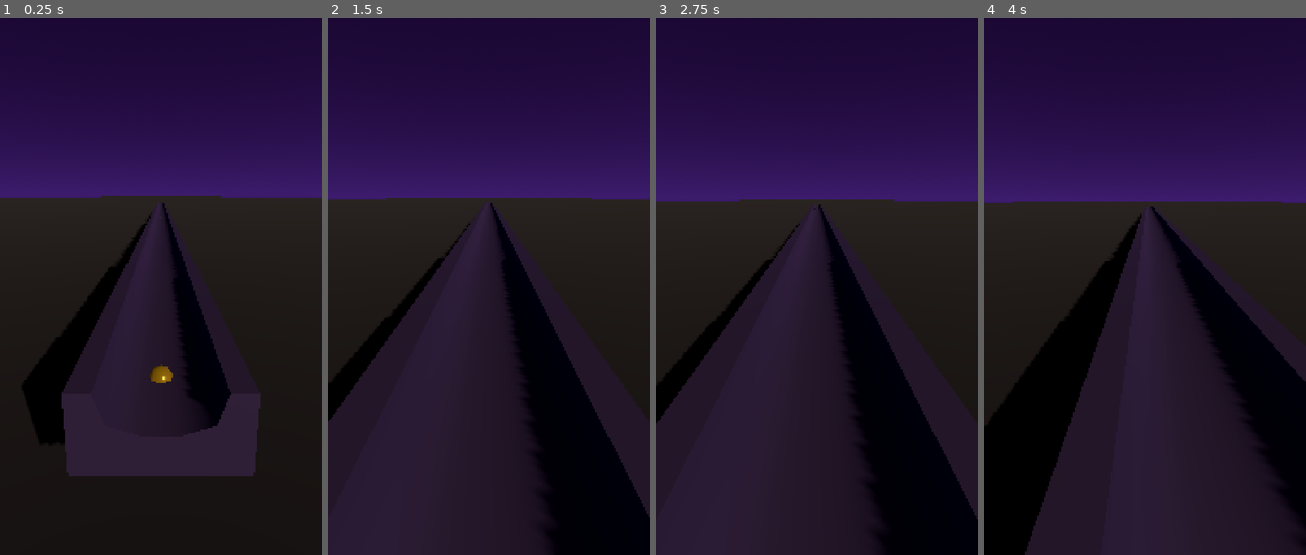
Above: before the commit, frames 1-4 (left to right).
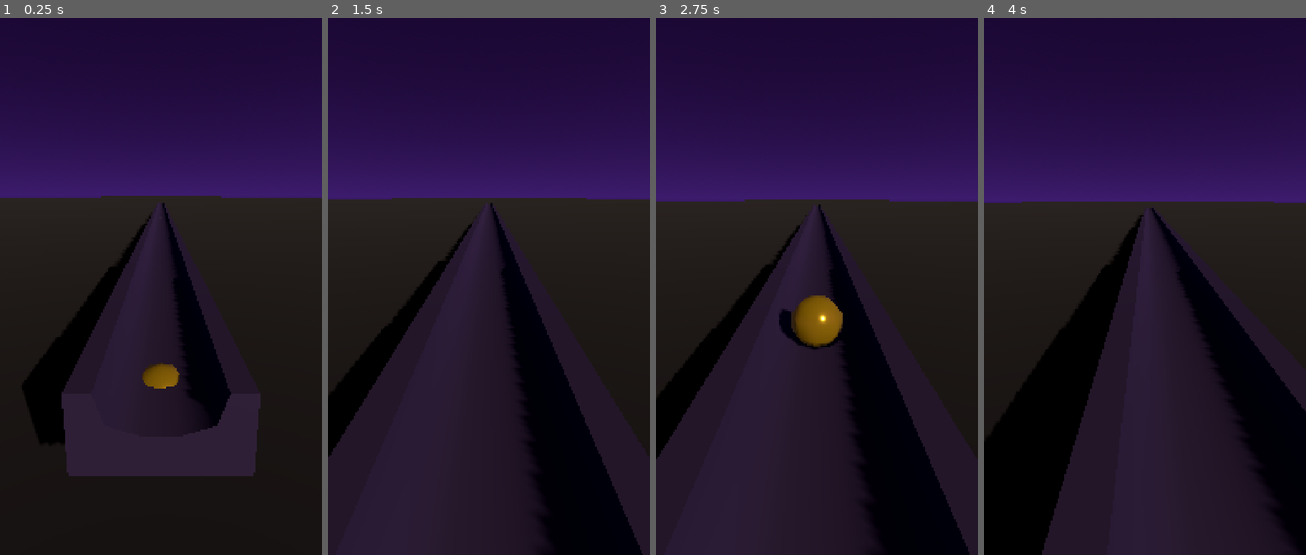
Above: after the commit, the same moments.

Repository: Ebrahassad/marble-rush
Game: Godot game, scene res://scenes/Main.tscn
Same seed, same stepped clock (60 frames per second), same inputs: the game is played once before the commit and once after it.
Inputs (mouse positions are in pixels of both pictures, inside the frame that each line leads up to):
- Up to frame 1 (0.25 s): no input
- Up to frame 2 (1.5 s): move the mouse to (559, 238) at 0.52 s; click (559, 238) at 0.67 s; drag from (424, 297) to (472, 383) at 1.27 s
- Up to frame 3 (2.75 s): move the mouse to (849, 141) at 2.02 s; click (849, 141) at 2.17 s
- Up to frame 4 (4 s): drag from (1128, 383) to (1048, 184) at 2.77 s; move the mouse to (1241, 356) at 3.52 s; click (1241, 356) at 3.67 s

The runs differ from the first frame. In frame 1, 0.3% of the frame differs, in the area x 44-56%, y 64-70%; in frame 2, 4.4%; in frame 3, 5.8%, in the area x 0-100%, y 33-100%; in frame 4, 3.7%.

Commit message:
Fix collision shapes to use explicit scaled dimensions instead of inherited node scale

Diff:
--- a/scenes/Ball.tscn
+++ b/scenes/Ball.tscn
@@ -4,21 +4,21 @@
 [ext_resource type="Script" path="res://scripts/ball_controller.gd" id="2"]
 
 [sub_resource type="SphereShape3D" id="SphereShape3D_1"]
-radius = 0.2
+radius = 0.44
 
 [sub_resource type="PhysicsMaterial" id="PhysicsMaterial_1"]
 friction = 0.9
 bounce = 0.05
 
 [node name="Ball" type="RigidBody3D"]
-transform = Transform3D(2.2, 0, 0, 0, 2.2, 0, 0, 0, 2.2, 0, 1, 0)
+transform = Transform3D(1, 0, 0, 0, 1, 0, 0, 0, 1, 0, 1, 0)
 contact_monitor = true
 max_contacts_reported = 4
 physics_material_override = SubResource("PhysicsMaterial_1")
 script = ExtResource("2")
 
 [node name="Model" parent="." instance=ExtResource("1")]
-transform = Transform3D(1, 0, 0, 0, 1, 0, 0, 0, 1, 0, -0.2, 0)
+transform = Transform3D(2.2, 0, 0, 0, 2.2, 0, 0, 0, 2.2, 0, -0.44, 0)
 
 [node name="CollisionShape3D" type="CollisionShape3D" parent="."]
 shape = SubResource("SphereShape3D_1")
--- a/scenes/TrackPiece.tscn
+++ b/scenes/TrackPiece.tscn
@@ -4,14 +4,14 @@
 [ext_resource type="Script" path="res://scripts/track_piece.gd" id="2"]
 
 [sub_resource type="BoxShape3D" id="BoxShape3D_1"]
-size = Vector3(1.0, 0.15, 1.0)
+size = Vector3(2.2, 0.33, 2.2)
 
 [node name="TrackPiece" type="StaticBody3D"]
-transform = Transform3D(2.2, 0, 0, 0, 2.2, 0, 0, 0, 2.2, 0, 0, 0)
 script = ExtResource("2")
 
 [node name="Model" parent="." instance=ExtResource("1")]
+transform = Transform3D(2.2, 0, 0, 0, 2.2, 0, 0, 0, 2.2, 0, 0, 0)
 
 [node name="CollisionShape3D" type="CollisionShape3D" parent="."]
-transform = Transform3D(1, 0, 0, 0, 1, 0, 0, 0, 1, 0, -0.075, 0)
+transform = Transform3D(1, 0, 0, 0, 1, 0, 0, 0, 1, 0, -0.165, 0)
 shape = SubResource("BoxShape3D_1")
